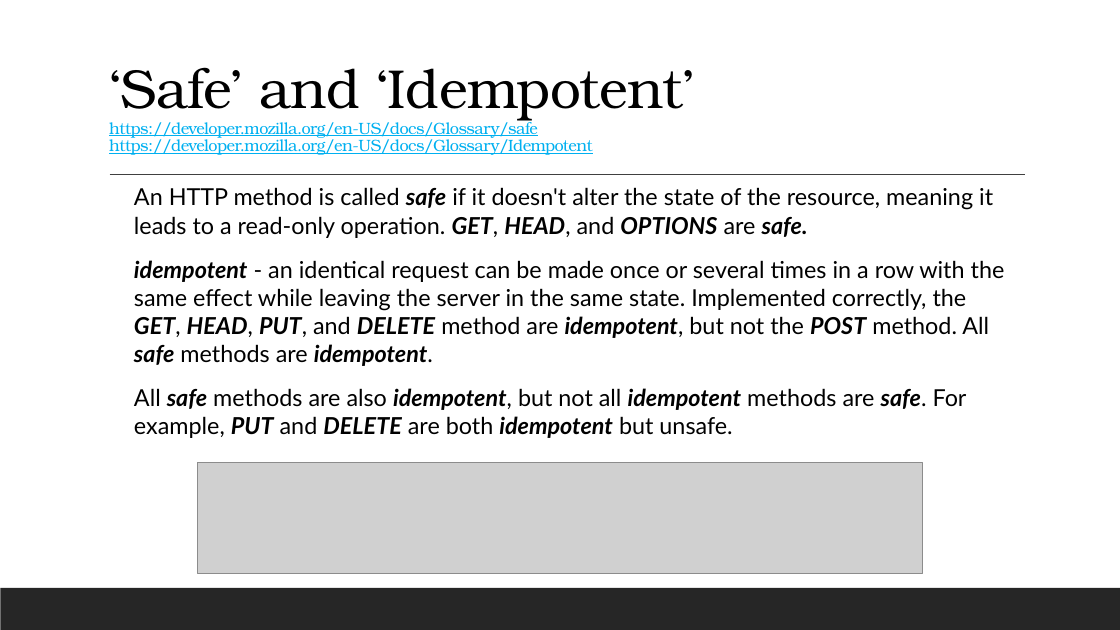
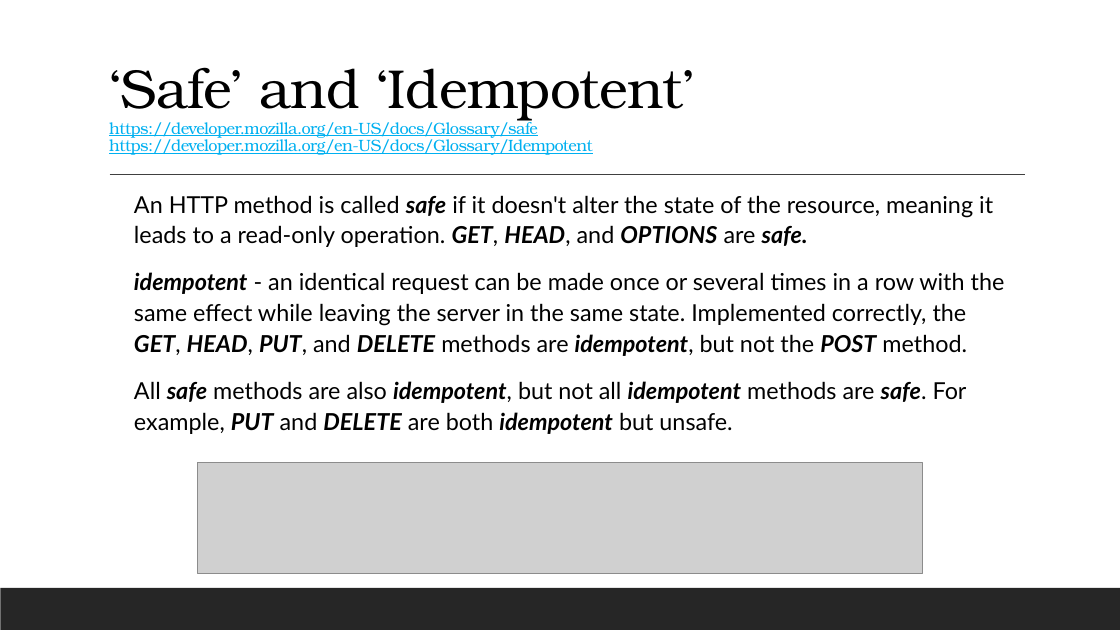
Before and after one commit to 12062021-dynamics365-uta/12062021-batch-repo, a slide deck: slide 17 of pdfs/w4/D13_.NET_HTTPRequestLifeCycle.pptx. Drawn at 1120x630 pixels with LibreOffice and Linux fonts; fonts in the diff are those of the drawing; grey boxes stand for pictures. Boxes give left, top, right and bottom in pixels: in the first picture for what was removed or moved away, otherwise in the second. Text is boxed around its words. In the diff, an @@ line names an element or a change of style, - is before the commit and + after.

```diff
--- a/pdfs/w4/D13_.NET_HTTPRequestLifeCycle.pptx
+++ b/pdfs/w4/D13_.NET_HTTPRequestLifeCycle.pptx
@@ text at <box>134,195,993,434</box>: line spacing 1 to 1.1 @@
@@ text at <box>134,272,1005,356</box>: text changed @@
-idempotent - an identical request can be made once or several times in a row with the same effect while leaving the server in the same state. Implemented correctly, the GET, HEAD, PUT, and DELETE method are idempotent, but not the POST method. All safe methods are idempotent.
+idempotent - an identical request can be made once or several times in a row with the same effect while leaving the server in the same state. Implemented correctly, the GET, HEAD, PUT, and DELETE methods are idempotent, but not the POST method.
```
Also in this commit, not shown: 6 other slides changed, 4 other files.
